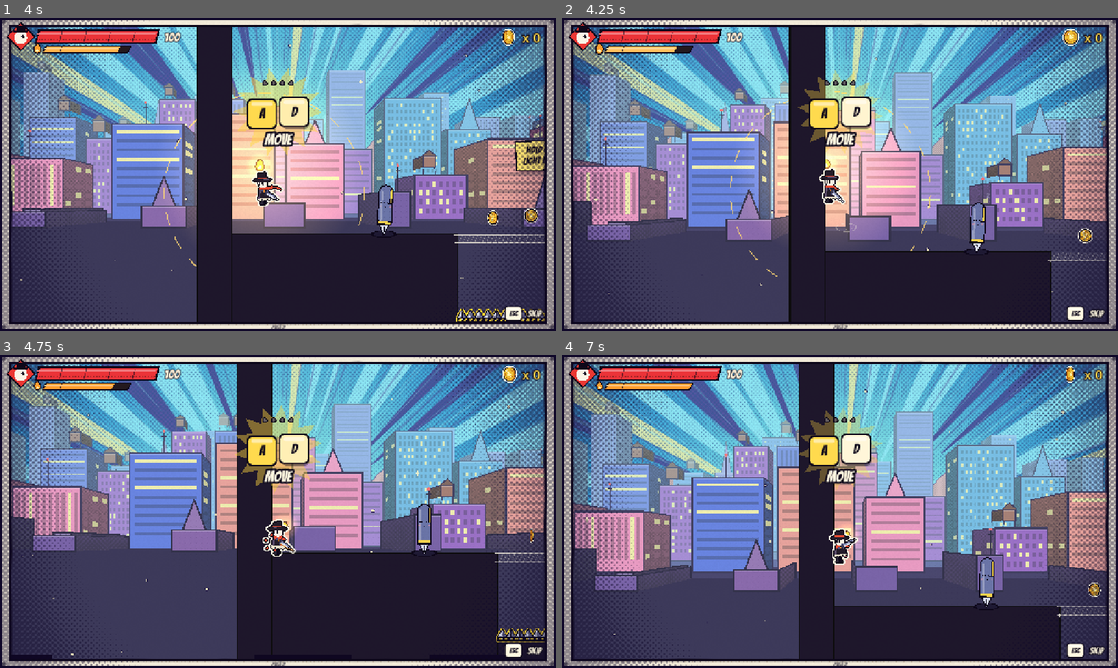
Above: before the commit, frames 1-4 (two rows, left to right).
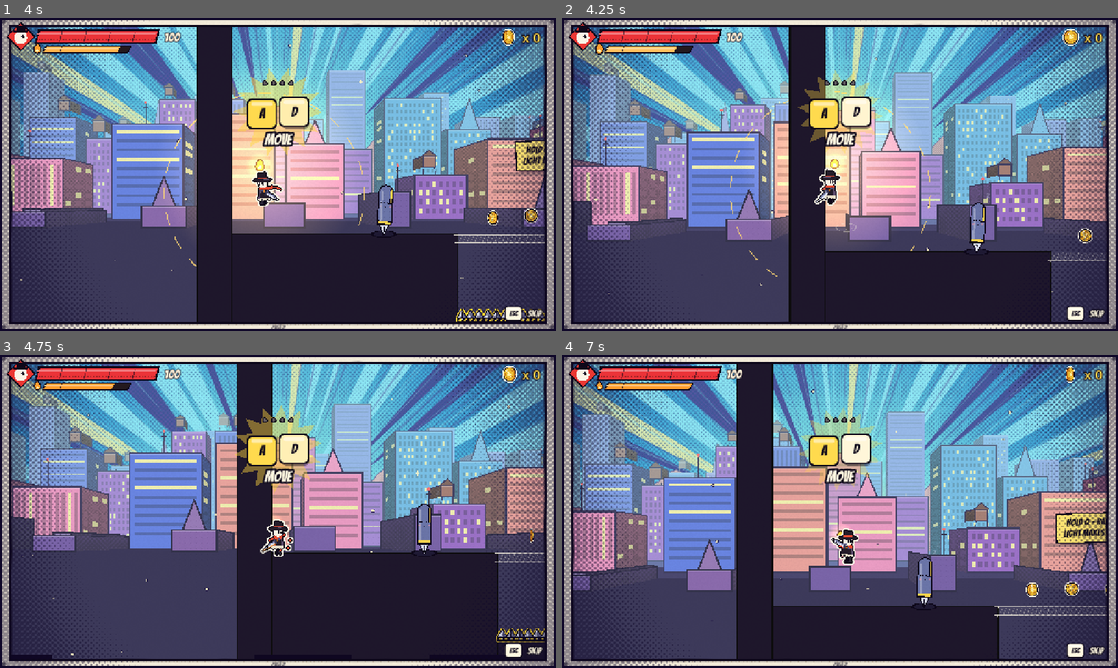
Above: after the commit, the same moments.

Repository: Ridhim-mittal/temp_game_jam
Game: Godot game, scene res://scenes/ui/main_menu.tscn
Same seed, same stepped clock (60 frames per second), same inputs: the game is played once before the commit and once after it.
Inputs (mouse positions are in pixels of both pictures, inside the frame that each line leads up to):
- Up to frame 1 (4 s): tap Enter (ui_accept) at 0.5 s; move the mouse to (400, 158) at 0.52 s; hold D (move_right) 0.53-1.25 s; hold Space (jump) 0.53-1.25 s; tap C (dash) at 0.6 s; click (400, 158) at 0.67 s; drag from (166, 190) to (250, 237) at 1.27 s; move the mouse to (333, 105) at 2.02 s; hold D (move_right) 2.03-2.75 s; hold X (attack) 2.03-2.75 s; tap Space (jump) at 2.3, 3.77, 3.8 s; drag from (250, 237) to (111, 127) at 2.77 s; move the mouse to (444, 221) at 3.52 s; hold A (move_left) from 3.53 s (still down); hold Q (ember) from 3.53 s (still down)
- Up to frame 2 (4.25 s): keep holding A (move_left); keep holding Q (ember); tap Space (jump) at 4.07 s
- Up to frame 3 (4.75 s): release A (move_left) at 4.25 s; release Q (ember) at 4.25 s; drag from (111, 464) to (266, 527) at 4.27 s
- Up to frame 4 (7 s): move the mouse to (867, 511) at 5.02 s; hold S (down) 5.03-5.75 s; hold Space (jump) 5.03-5.75 s; tap E (interact) at 5.1 s; click (867, 511) at 5.17 s; drag from (756, 433) to (728, 527) at 5.77 s; move the mouse to (962, 495) at 6.52 s; hold W (up) from 6.53 s (still down); hold Space (jump) from 6.53 s (still down); tap Shift at 6.6 s

Frame 1 is identical in both runs. In frame 2, 0.3% of the frame differs, in the area x 45-51%, y 45-60%; in frame 3, 0.4%; in frame 4, 38%, in the area x 2-98%, y 2-98%.

Commit message:
Wall cling, slide and wall jump; hard landings start at 400 px
- Hollow Knight-style wall cling for the 2D player: pushing into a wall while
  falling grabs it and slides down at 150 px/s, back to the wall, one boot
  braced, a hand dragging, cloak lifting; wall_fx.gd adds scrape streaks and
  paper dust. Jump kicks up and away (with a dust puff off the wall); a dash
  off a wall goes away from it. Touching a wall refills the dash and double
  jump, and a slide resets the fall height.
- The wall just kicked off can't be grabbed again until landing or touching
  the opposite wall: shafts can be climbed wall to wall, single walls can't,
  so the light puzzles can't be skipped.
- Tutorial: a one-time "SPACE - WALL JUMP" prompt the first time he grabs a wall.
- Hard landing 500 -> 400 px and fall damage 900 -> 750 px so they actually
  turn up in play (a jump plus double jump is still under 300 px).

Co-Authored-By: Claude Opus 5.5 <noreply@anthropic.com>
Claude-Session: https://claude.ai/code/session_01TFKYgpvBpR4vVsewWHq5hg

Diff:
--- /dev/null
+++ b/scripts/effects/wall_fx.gd
@@ -0,0 +1,58 @@
+extends Node2D
+## Wall-slide scrape on the wall beside Vesper (player.gd sets `side`):
+## friction streaks along the wall face and paper dust left hanging in the
+## air as he slides down past it.
+
+const DUST := Color(0.97, 0.94, 0.86)
+const INK := Color(0.05, 0.03, 0.1)
+
+var side := 0  # wall on the right (1) / left (-1); 0 = not sliding
+var edge := 13.0  # px from the player's origin to the wall face
+
+var _time := 0.0
+var _emit := 0.0
+var _puffs: Array = []  # {p (world), age, drift}
+var _on := 0.0  # streaks fade in / out
+
+
+func _ready() -> void:
+	z_index = 4
+	top_level = true  # puffs live in world space; streaks follow the player
+
+
+func _process(delta: float) -> void:
+	_time += delta
+	var parent := get_parent() as Node2D
+	global_position = parent.global_position
+	_on = move_toward(_on, 1.0 if side != 0 else 0.0, delta * 8.0)
+	if side != 0:
+		_emit -= delta
+		if _emit <= 0.0:
+			_emit = 0.05
+			_puffs.append({"p": global_position + Vector2(side * edge, randf_range(-6.0, 8.0)), "age": 0.0,
+				"drift": Vector2(-side * randf_range(15.0, 45.0), randf_range(-30.0, -5.0))})
+	for d in _puffs:
+		d.age += delta
+	_puffs = _puffs.filter(func(d): return d.age < 0.45)
+	if _on > 0.0 or not _puffs.is_empty():
+		queue_redraw()
+
+
+func _draw() -> void:
+	for d in _puffs:
+		var t: float = d.age / 0.45
+		var p: Vector2 = d.p + d.drift * d.age - global_position
+		draw_circle(p, 2.0 + t * 5.0, Color(DUST, 0.5 * (1.0 - t)))
+	if _on <= 0.0:
+		return
+	var s := side if side != 0 else 1
+	var x := s * (edge + 1.0)
+	for i in 3:
+		var loop := 70.0
+		var phase := fmod(_time * 260.0 + i * 23.0, loop)
+		var y0 := 14.0 - phase  # streaks rise up the wall as he slides down
+		var a := _on * minf(phase / 12.0, 1.0) * (1.0 - phase / loop)
+		var from := Vector2(x + s * i * 2.0, y0)
+		var to := from + Vector2(0, -16.0 - i * 6.0)
+		draw_line(from, to, Color(INK, a * 0.8), 5.0)
+		draw_line(from, to, Color(DUST, a), 2.0)
--- a/scripts/player/player.gd
+++ b/scripts/player/player.gd
@@ -4,6 +4,7 @@
 ##  - snappy run, variable jump height, apex hang, fast-fall
 ##  - coyote time + jump buffering
 ##  - double jump: one extra jump in the air, refilled on landing or a pogo
+##  - wall cling / slide / wall jump (Hollow Knight's Mantis Claw)
 ##  - hard landing after a long fall (kneel, dust, shake); longer falls hurt
 ##  - dash with brief invincibility (vs enemies), resets on ground / pogo
 ##  - directional slashes (side / up / down-in-air)
@@ -21,6 +22,7 @@
 const InkWave = preload("res://scripts/effects/ink_wave.gd")
 const LandImpact = preload("res://scripts/effects/land_impact.gd")
 const FallStreaks = preload("res://scripts/effects/fall_streaks.gd")
+const WallFx = preload("res://scripts/effects/wall_fx.gd")
 const DeathScreen = preload("res://scripts/ui/death_screen.gd")
 const Tutorial = preload("res://scripts/ui/tutorial.gd")
 const Ember = preload("res://scripts/player/ember.gd")
@@ -58,14 +60,26 @@
 ## Falls at least this long (px, from the top of the last rise) end in a
 ## Hollow Knight-style hard landing: Vesper slams down and kneels, unable to
 ## act for `hard_land_time`. A normal jump is ~170 px.
-@export var hard_land_height := 500.0
+@export var hard_land_height := 400.0
 @export var hard_land_time := 0.4
 ## Falls at least this long also hurt (0 = no fall damage) and kneel longer.
-@export var fall_damage_height := 900.0
+@export var fall_damage_height := 750.0
 @export var fall_damage := 15.0
 ## Extra damage per 300 px fallen beyond `fall_damage_height`, up to the max.
 @export var fall_damage_step := 10.0
 @export var max_fall_damage := 45.0
+
+@export_group("Wall")
+## Hollow Knight-style wall cling: pushing into a wall while falling grabs it
+## and slides down slowly; jump kicks off it. The wall just kicked off can't be
+## grabbed again until landing or touching the opposite wall, so shafts can be
+## climbed wall to wall but a single wall can't (no skipping puzzles).
+@export var wall_cling := true
+@export var wall_slide_speed := 150.0
+## Kick-off speed: x away from the wall, y up.
+@export var wall_jump_velocity := Vector2(430, -720)
+## Seconds after a kick before steering takes over again.
+@export var wall_jump_lock := 0.15
 
 @export_group("Crouch Jump")
 ## Standing still, holding jump crouches and coils the legs; releasing
@@ -128,6 +142,12 @@
 var _land_timer := 0.0  # hard-landing kneel left
 var _land_length := 0.4
 var _streaks: Node2D
+var _wall_dir := 0  # side of the wall being slid down (1 right, -1 left), 0 = none
+var _wall_coyote := 0.0  # a kick still counts this long after letting go
+var _wall_coyote_dir := 0
+var _wall_lock := 0.0
+var _banned_wall := 0  # the side just kicked off (can't re-grab it)
+var _wall_fx: Node2D
 var _dash_timer := 0.0
 var _dash_cooldown_timer := 0.0
 var _attack_timer := 0.0
@@ -170,6 +190,8 @@
 	_fall_top = global_position.y
 	_streaks = FallStreaks.new()
 	add_child(_streaks)
+	_wall_fx = WallFx.new()
+	add_child(_wall_fx)
 	health_changed.emit(health, max_health)
 	coins_changed.emit(coins)
 	# first run only; waits while the Writer's narration (narration.gd) is writing
@@ -216,6 +238,7 @@
 
 	_update_horizontal(input_x, delta)
 	_apply_gravity(delta)
+	_update_wall(input_x)
 	_update_crouch(input_x, delta)
 	_handle_jump()
 	_handle_attack_input()
@@ -239,6 +262,8 @@
 	_invuln_timer = maxf(_invuln_timer - delta, 0.0)
 	_hurt_timer = maxf(_hurt_timer - delta, 0.0)
 	_land_timer = maxf(_land_timer - delta, 0.0)
+	_wall_coyote = maxf(_wall_coyote - delta, 0.0)
+	_wall_lock = maxf(_wall_lock - delta, 0.0)
 	if _dash_timer > 0.0:
 		_dash_timer -= delta
 		if _dash_timer <= 0.0:
@@ -250,6 +275,8 @@
 	if _recoil_timer > 0.0:
 		velocity.x = _recoil_dir * recoil_speed
 		return
+	if _wall_lock > 0.0:
+		return  # carried by the wall kick
 	# Facing is locked while a slash is active.
 	if input_x != 0.0 and _attack_timer <= 0.0:
 		facing = 1 if input_x > 0.0 else -1
@@ -263,6 +290,45 @@
 	velocity.x = move_toward(velocity.x, target, rate * delta)
 
 
+## Wall cling: falling while pushing into a wall grabs it and slides down.
+func _update_wall(input_x: float) -> void:
+	_wall_dir = 0
+	if is_on_floor():
+		_banned_wall = 0
+		return
+	if not wall_cling or not is_on_wall() or velocity.y < -60.0:
+		return
+	var side := -int(signf(get_wall_normal().x))
+	if side == 0 or side == _banned_wall or signf(input_x) != side:
+		return
+	_wall_dir = side
+	_banned_wall = 0  # touching the other wall frees the one kicked off before
+	velocity.y = minf(velocity.y, wall_slide_speed)
+	facing = -side  # back to the wall, like the Knight
+	is_jumping = false
+	can_dash = true
+	_air_jumps_left = air_jumps
+	_wall_coyote = 0.1
+	_wall_coyote_dir = side
+
+
+func _wall_jump() -> void:
+	var away := -_wall_coyote_dir
+	velocity = Vector2(away * wall_jump_velocity.x, wall_jump_velocity.y * _slow_mult().y)
+	facing = away
+	is_jumping = true
+	_jump_buffer_timer = 0.0
+	_wall_coyote = 0.0
+	_wall_lock = wall_jump_lock
+	_banned_wall = _wall_coyote_dir
+	_wall_dir = 0
+	_squash = Vector2(0.7, 1.3)
+	var puff := JumpPuff.new()
+	puff.position = global_position + Vector2(-away * 13.0, 4.0)
+	puff.rotation = -away * PI * 0.5  # fans out from the wall
+	get_tree().current_scene.add_child(puff)
+
+
 func _apply_gravity(delta: float) -> void:
 	var g := gravity
 	if is_jumping and Input.is_action_pressed("jump") and absf(velocity.y) < apex_hang_threshold:
@@ -279,6 +345,8 @@
 		_jump_buffer_timer = 0.0
 		_coyote_timer = 0.0
 		_squash = Vector2(0.75, 1.25)
+	elif _jump_buffer_timer > 0.0 and _wall_coyote > 0.0 and not is_on_floor():
+		_wall_jump()
 	elif Input.is_action_just_pressed("jump") and not is_on_floor() and _air_jumps_left > 0:
 		# Double jump: only on the press itself, so a jump buffered just before
 		# landing still becomes a ground jump instead of spending this.
@@ -367,7 +435,9 @@
 
 
 func _start_dash(input_x: float) -> void:
-	if input_x != 0.0:
+	if _wall_dir != 0:
+		facing = -_wall_dir  # off a wall, the dash always goes away from it
+	elif input_x != 0.0:
 		facing = 1 if input_x > 0.0 else -1
 	_dash_timer = dash_time
 	_dash_cooldown_timer = dash_cooldown
@@ -386,8 +456,8 @@
 		var drop := global_position.y - _fall_top
 		if drop >= hard_land_height and hard_land_height > 0.0:
 			_hard_land(drop)
-	if on_floor or velocity.y <= 0.0:
-		_fall_top = global_position.y  # a fall is measured from the top of the last rise
+	if on_floor or velocity.y <= 0.0 or _wall_dir != 0:
+		_fall_top = global_position.y  # a fall is measured from the top of the last rise (or a wall)
 	if on_floor:
 		_coyote_timer = coyote_time
 		can_dash = true
@@ -687,6 +757,8 @@
 	art.crouch = crouch_amount() if _crouch >= 0.0 else 0.0
 	art.crouching = _crouch >= 0.0
 	art.land = _land_timer / _land_length if _land_timer > 0.0 else 0.0
+	art.wall = 1.0 if _wall_dir != 0 else 0.0
+	_wall_fx.side = _wall_dir
 	var drop := global_position.y - _fall_top if not is_on_floor() and velocity.y > 0.0 else 0.0
 	_streaks.amount = clampf((drop - hard_land_height * 0.6) / (hard_land_height * 0.4), 0.0, 1.0) \
 		if hard_land_height > 0.0 else 0.0
--- a/scripts/player/player_visual.gd
+++ b/scripts/player/player_visual.gd
@@ -32,6 +32,7 @@
 var crouch := 0.0       # 0..1 crouch-jump coil depth
 var crouching := false  # crouch held (even before the coil counts)
 var land := 0.0  # hard-landing kneel left, 1 at impact .. 0 standing (player.gd)
+var wall := 0.0  # 1 while sliding down a wall (the wall is behind him, at -x)
 
 var _phase := 0.0
 var _time := 0.0
@@ -44,11 +45,13 @@
 var _coil_draw := 0.0
 var _upper := Transform2D()  # hips + lean, for the upper-body parts
 var _kneel := 0.0
+var _wall := 0.0  # eased `wall`
 
 
 func _process(delta: float) -> void:
 	_time += delta
 	_goo = 1.0 if stuck else maxf(_goo - delta * 1.2, 0.0)
+	_wall = move_toward(_wall, wall, delta * 10.0)
 	var speed := clampf(absf(velocity.x) / max_speed, 0.0, 1.0)
 	_run = move_toward(_run, speed if on_floor and not dashing else 0.0, delta * 8.0)
 	if on_floor and not dashing:
@@ -99,6 +102,10 @@
 		hips.y += 17.0 * _kneel
 		lean += 0.2 * _kneel
 		_coil_draw = maxf(_coil_draw, _kneel)
+	# wall slide (Hollow Knight): back pressed to the wall, leaning on it
+	if _wall > 0.0:
+		hips.x -= 3.0 * _wall
+		lean -= 0.14 * _wall
 
 	# legs behind the cloak (far leg first, slightly lighter)
 	for k in [1, 0]:
@@ -113,6 +120,13 @@
 			else:  # front foot planted forward
 				foot = foot.lerp(Vector2(9.0, 0.0), _kneel)
 				knee = knee.lerp(Vector2(10.0, -12.0), _kneel)
+		if _wall > 0.0:
+			if k == 1:  # back boot braced flat on the wall
+				foot = foot.lerp(Vector2(-12.0, -5.0), _wall)
+				knee = knee.lerp(Vector2(-3.0, -11.0), _wall)
+			else:  # front leg hangs bent
+				foot = foot.lerp(Vector2(4.0, 9.0), _wall)
+				knee = knee.lerp(Vector2(7.0, -1.0), _wall)
 		draw_polyline(PackedVector2Array([hip, knee, foot]), col, 5.0)
 		draw_circle(knee, 2.5, col)
 		draw_set_transform(foot + Vector2(1.5, 0))
@@ -132,6 +146,13 @@
 	_draw_cloak(fall)
 	_draw_head()
 	draw_set_transform(Vector2.ZERO)
+	if _wall > 0.3:  # hand dragging along the wall behind him
+		var w := clampf((_wall - 0.3) / 0.4, 0.0, 1.0)
+		var grip := Vector2(-13.0, -27.0)
+		var bend := (shoulder + grip) * 0.5 + Vector2(-2.0, 5.0)
+		draw_polyline(PackedVector2Array([shoulder, bend.lerp(shoulder, 1.0 - w), grip.lerp(shoulder, 1.0 - w)]),
+			INK, 4.5)
+		draw_circle(grip.lerp(shoulder, 1.0 - w), 3.5, INK)
 	if _kneel > 0.3:  # hand braced on the floor
 		var a := clampf((_kneel - 0.3) / 0.3, 0.0, 1.0)
 		var hand := Vector2(17.0, -3.0)
@@ -212,8 +233,8 @@
 
 func _draw_cloak(fall: float) -> void:
 	var trail := 7.0 * _run + (8.0 if dashing else 0.0)
-	var flutter := sin(_time * 16.0) * 1.6 * maxf(_run, absf(fall))
-	var lift := -6.0 * maxf(fall, 0.0)  # hem billows up while falling
+	var flutter := sin(_time * 16.0) * 1.6 * maxf(maxf(_run, absf(fall)), _wall)
+	var lift := -6.0 * maxf(fall, 0.0) - 5.0 * _wall  # hem billows up while falling / sliding
 	var flare := 1.0 + 0.55 * _kneel  # a hard landing spreads the hem over the floor
 	# hem points, front to back
 	var hem := PackedVector2Array([
--- a/scripts/ui/tutorial.gd
+++ b/scripts/ui/tutorial.gd
@@ -39,6 +39,7 @@
 const LATER := {
 	"2d": [
 		{"id": "ember", "word": "EMBER", "keys": [["Q", "ember"]], "hold": 0.8, "when": "near_lantern"},
+		{"id": "wall", "word": "WALL JUMP", "keys": [["SPACE", "jump"]], "when": "on_wall"},
 	],
 	"25d": [
 		{"id": "flash", "word": "FLASH", "keys": [["Q", "flash"]], "when": "near_monster"},
@@ -224,6 +225,8 @@
 			for l in get_tree().get_nodes_in_group("lantern"):
 				if l is Node2D and l.global_position.distance_to(player.global_position) < 320.0:
 					return true
+		"on_wall":
+			return "_wall_dir" in player and player._wall_dir != 0
 		"near_monster":
 			return _nearest_monster() < 6.0
 		"hurt":
Not shown, added: scripts/effects/wall_fx.gd.uid
Not shown, changed: CLAUDE.md
